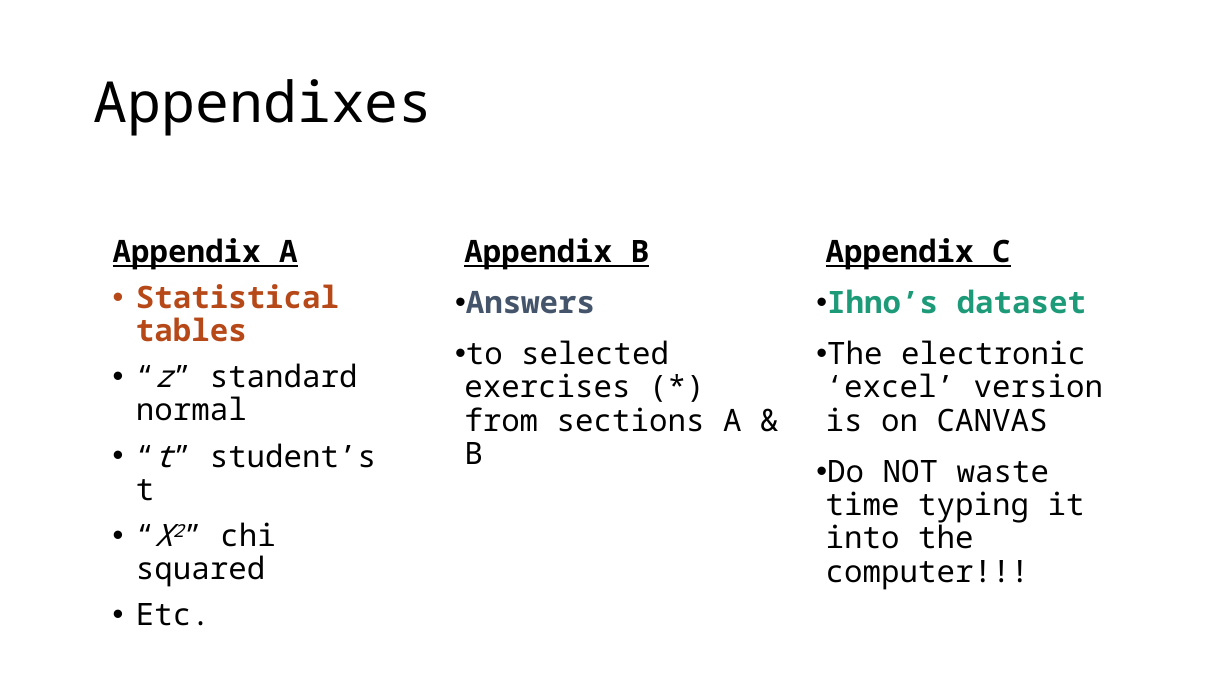
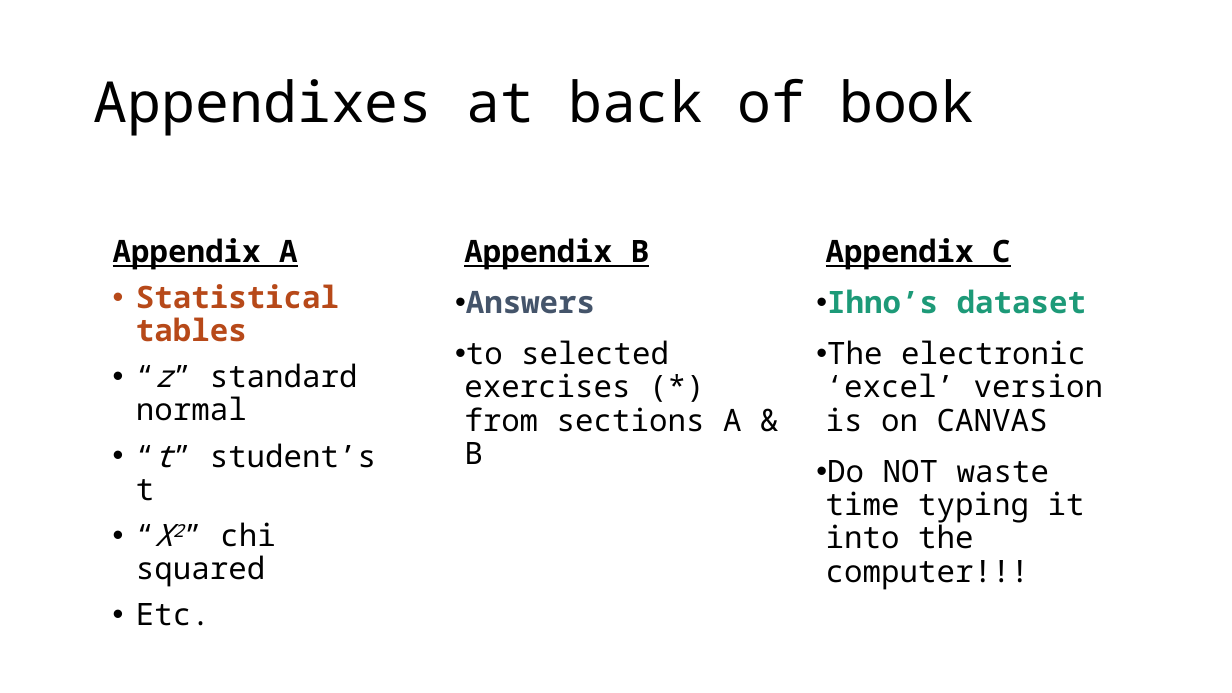
Before and after one commit to CEHS-research/PSY-6600_public, a slide deck: slide 4 of slides/ch0_cohen_textbook_4ed.pptx. Drawn at 1232x693 pixels with LibreOffice and Linux fonts; fonts in the diff are those of the drawing. Boxes give left, top, right and bottom in pixels: in the first picture for what was removed or moved away, otherwise in the second. Text is boxed around its words. In the diff, an @@ line names an element or a change of style, - is before the commit and + after.

```diff
--- a/slides/ch0_cohen_textbook_4ed.pptx
+++ b/slides/ch0_cohen_textbook_4ed.pptx
@@ title at (94, 78, 975, 136): text changed @@
-Appendixes
+Appendixes at back of book
```
Also in this commit, not shown: 3 other slides changed, 4 slides added, 1 slide removed, 3 other files.
